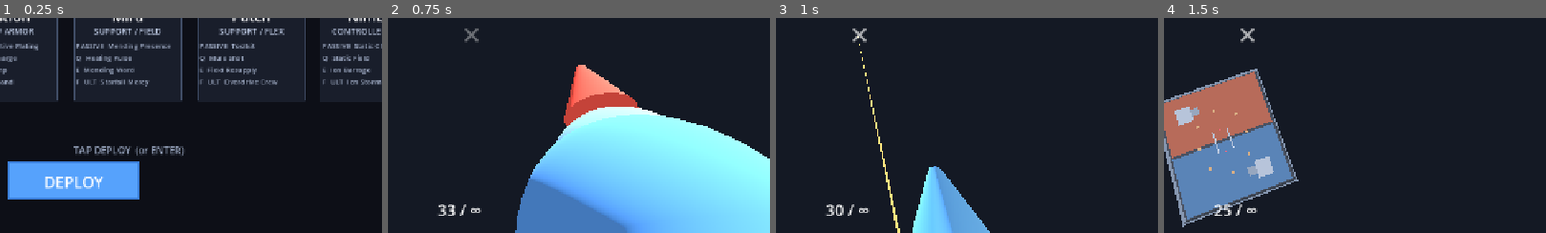
Above: before the commit, frames 1-4 (left to right).
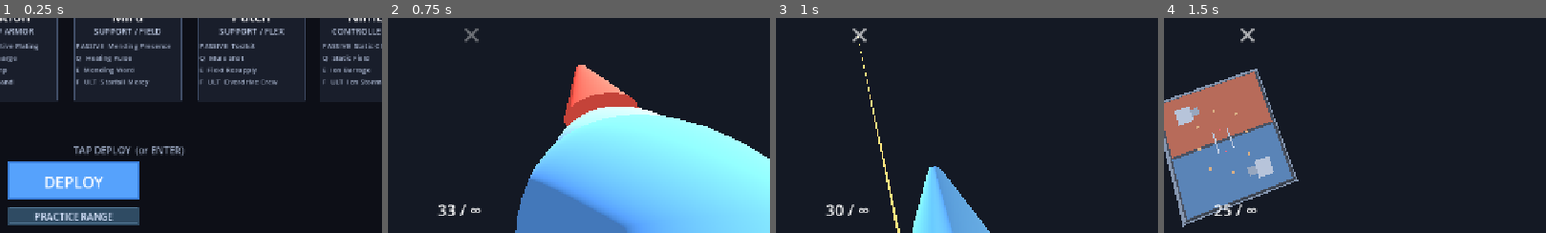
Above: after the commit, the same moments.

Repository: skyvanguard/hero-arena
Game: Godot game, scene res://main.tscn
Same seed, same stepped clock (60 frames per second), same inputs: the game is played once before the commit and once after it.
Inputs (mouse positions are % of the whole screen's width and height, from its top left):
- Up to frame 1 (0.25 s): no input
- Up to frame 2 (0.75 s): tap Enter at 0.5 s; move the mouse to (72, 45) at 0.52 s; press the mouse at (72, 45) at 0.53 s; hold D (move_right) from 0.53 s (still down)
- Up to frame 3 (1 s): keep holding D (move_right); tap Space (jump) at 0.77 s
- Up to frame 4 (1.5 s): release D (move_right) at 1.25 s; release the mouse at (72, 45) at 1.25 s; drag from (30, 55) to (45, 70) at 1.27 s
The pictures show only the part of the screen within x 40-90%, y 50-100%; the shares and areas given below are measured in that part.

The runs differ from the first frame. In frame 1, 2.9% of the frame differs, in the area x 2-37%, y 88-97%; in frame 2, nothing differs; in frame 3, nothing differs; in frame 4, nothing differs.

Commit message:
feat: practice range — offline target hall (Phase 3)
- gameplay/practice/practice_range.gd: 24x40 m lane builder (original
  geometry, 3 target stations at 14/22/30 m) + initial_aim_pitch()
- gameplay/practice/practice_manager.gd: server-side session logic
  (headless-safe): timer, per-dummy damage tracking, 2 s grace reset,
  1000 HP sponge dummies (real authoritative team-1 characters)
- ui/practice_hud.gd: timer/damage stats, per-dummy HP bars, RESET +
  BACK (canvas layer above the touch aim zone for input priority)
- main.gd: _start_range flow (world + range + player + dummies +
  manager + render-side nodes); BACK reloads the current scene back to
  the hero select
- hero_select: PRACTICE RANGE button + range_deployed signal
- hero.gd: set_aim_pitch (range centers the nearest target); world_fx:
  green reset burst on dummy_reset
- Emulator-verified: launch, 3 dummies + HUD, touch fire (DMG accrues),
  grace reset, BACK to select — 0 script errors

Diff:
--- a/game/core/input/world_fx.gd
+++ b/game/core/input/world_fx.gd
@@ -26,6 +26,8 @@
 			_spawn_tracer(data)
 		"ability_cast":
 			_spawn_ability_fx(data)
+		"dummy_reset":
+			_particle_burst(data.ch.global_position + Vector3.UP * 1.0, Color(0.4, 1.0, 0.6), 14, 3.0, 0.5)
 
 func _spawn_damage_number(data: Dictionary) -> void:
 	var pos: Vector3 = data.pos + Vector3(0.3, 0.4, 0) + Vector3(randf_range(-0.2, 0.2), 0, randf_range(-0.2, 0.2))
--- a/game/gameplay/character/hero.gd
+++ b/game/gameplay/character/hero.gd
@@ -96,6 +96,9 @@
 	else:
 		weapon.rate_boost_mult = rate_boost
 
+func set_aim_pitch(p: float) -> void:
+	_cam_pitch = p
+
 func aim_direction() -> Vector3:
 	if is_player:
 		return _camera_forward().normalized()
--- /dev/null
+++ b/game/gameplay/practice/practice_manager.gd
@@ -0,0 +1,61 @@
+class_name PracticeManager
+extends Node
+## Practice range logic (Phase 3) — server-side, headless-safe. Tracks the
+## session timer, per-dummy damage, and resets dummies after a short grace
+## period (a dummy that keeps taking damage stays down; one left alone
+## resets). Dummies are real CharacterEntities (team 1, no controller), so
+## the authoritative damage pipeline is exercised unchanged.
+
+## Seconds after the last hit before a damaged dummy resets to full HP.
+const RESET_GRACE := 2.0
+## Practice targets are sponges by design (sustained fire practice).
+const DUMMY_HP := 1000.0
+
+var world: World
+var elapsed := 0.0
+var dummies: Array = []          # CharacterEntity (practice targets)
+var _last_hit: Dictionary = {}   # CharacterEntity -> world.time of last hit
+var _damage_taken: Dictionary = {}  # CharacterEntity -> cumulative damage this session
+
+func setup(world_: World) -> void:
+	world = world_
+	world.world_event.connect(_on_event)
+
+func add_dummy(dummy: CharacterEntity) -> void:
+	dummy.max_hp = DUMMY_HP
+	dummy.hp = DUMMY_HP
+	dummies.append(dummy)
+	_last_hit[dummy] = -999.0
+	_damage_taken[dummy] = 0.0
+
+func tick(dt: float) -> void:
+	if world == null:
+		return
+	elapsed += dt
+	# Reset any damaged dummy whose last hit is older than the grace window.
+	for d in dummies:
+		if d == null or not is_instance_valid(d):
+			continue
+		if d.hp >= d.max_hp:
+			continue
+		if world.time - float(_last_hit.get(d, -999.0)) >= RESET_GRACE:
+			d.hp = d.max_hp
+			world.emit_event("dummy_reset", {"ch" = d})
+
+func total_damage_to_dummy(d: CharacterEntity) -> float:
+	return float(_damage_taken.get(d, 0.0))
+
+func session_damage() -> float:
+	var t := 0.0
+	for v in _damage_taken.values():
+		t += float(v)
+	return t
+
+func _on_event(name: String, data: Dictionary) -> void:
+	if name != "hit":
+		return
+	var t = data.get("target", null)
+	if not (t in dummies):
+		return
+	_damage_taken[t] = float(_damage_taken.get(t, 0.0)) + float(data.get("amount", 0.0))
+	_last_hit[t] = world.time
--- /dev/null
+++ b/game/gameplay/practice/practice_range.gd
@@ -0,0 +1,93 @@
+class_name PracticeRange
+extends RefCounted
+## Practice range (Phase 3): an offline target hall — a long lane with no
+## cover and resettable dummies at 14/22/30 m. Fully local: no cloud, no
+## bots, no opponents. Original geometry only.
+
+const SIZE_X := 24.0
+const SIZE_Z := 40.0
+const PLAYER_SPAWN := Vector3(0, 0.9, -15.0)
+const DUMMY_OFFSETS_Z := [14.0, 22.0, 30.0]  # distance from player spawn
+
+## Pitch that centers the nearest dummy (14 m, mid-body) in the default view,
+## so first-timers can shoot the range without re-aiming.
+static func initial_aim_pitch() -> float:
+	return -atan2(1.67 - 0.9, float(DUMMY_OFFSETS_Z[0]))
+
+static func dummy_positions() -> Array:
+	var out: Array = []
+	for dz in DUMMY_OFFSETS_Z:
+		out.append(Vector3(0, 0.9, PLAYER_SPAWN.z + dz))
+	return out
+
+static func build(world: World) -> Node3D:
+	var root := Node3D.new()
+	root.name = "PracticeRange"
+
+	var env_node := WorldEnvironment.new()
+	var env := Environment.new()
+	env.background_mode = Environment.BG_COLOR
+	env.background_color = Color(0.07, 0.09, 0.12)
+	env.ambient_light_source = Environment.AMBIENT_SOURCE_COLOR
+	env.ambient_light_color = Color(1, 1, 1)
+	env.ambient_light_energy = 0.6
+	env_node.environment = env
+	root.add_child(env_node)
+
+	var sun := DirectionalLight3D.new()
+	sun.rotation_degrees = Vector3(-55, -20, 0)
+	sun.light_energy = 1.15
+	sun.shadow_enabled = true
+	root.add_child(sun)
+
+	# Floor + lane markings (readability at 30 m).
+	_box(root, Vector3(0, -0.25, 0), Vector3(SIZE_X, 0.5, SIZE_Z), _mat(Color(0.15, 0.17, 0.21)))
+	_box(root, Vector3(-8.0, 0.02, 2.0), Vector3(0.2, 0.02, SIZE_Z - 2.0), _mat(Color(0.4, 0.6, 0.5), 0.5), true)
+	_box(root, Vector3(8.0, 0.02, 2.0), Vector3(0.2, 0.02, SIZE_Z - 2.0), _mat(Color(0.4, 0.6, 0.5), 0.5), true)
+	# Range line behind the shooter.
+	_box(root, Vector3(0, 0.02, -15.0), Vector3(SIZE_X - 4.0, 0.02, 0.2), _mat(Color(0.5, 0.45, 0.3), 0.6), true)
+
+	_build_bounds(root)
+
+	world.setup_spawn(0, [PLAYER_SPAWN])
+	return root
+
+static func _build_bounds(root: Node3D) -> void:
+	var h := 3.0
+	var mat := _mat(Color(0.28, 0.32, 0.38))
+	_box(root, Vector3(0, h / 2.0, -SIZE_Z / 2.0), Vector3(SIZE_X + 1.0, h, 0.5), mat)
+	_box(root, Vector3(0, h / 2.0, SIZE_Z / 2.0), Vector3(SIZE_X + 1.0, h, 0.5), mat)
+	_box(root, Vector3(-SIZE_X / 2.0, h / 2.0, 0), Vector3(0.5, h, SIZE_Z + 1.0), mat)
+	_box(root, Vector3(SIZE_X / 2.0, h / 2.0, 0), Vector3(0.5, h, SIZE_Z + 1.0), mat)
+
+static func _mat(col: Color, alpha: float = 1.0) -> StandardMaterial3D:
+	var m := StandardMaterial3D.new()
+	m.albedo_color = Color(col.r, col.g, col.b, alpha)
+	return m
+
+static func _box(root: Node3D, pos: Vector3, size: Vector3, mat: StandardMaterial3D, visual_only := false) -> void:
+	if visual_only:
+		var mi := MeshInstance3D.new()
+		mi.position = pos
+		var bm := BoxMesh.new()
+		bm.size = size
+		bm.material = mat
+		mi.mesh = bm
+		root.add_child(mi)
+		return
+	var sb := StaticBody3D.new()
+	sb.position = pos
+	sb.collision_layer = 1
+	sb.collision_mask = 0
+	var mi := MeshInstance3D.new()
+	var bm := BoxMesh.new()
+	bm.size = size
+	bm.material = mat
+	mi.mesh = bm
+	sb.add_child(mi)
+	var cs := CollisionShape3D.new()
+	var bs := BoxShape3D.new()
+	bs.size = size
+	cs.shape = bs
+	sb.add_child(cs)
+	root.add_child(sb)
--- a/game/main.gd
+++ b/game/main.gd
@@ -8,8 +8,10 @@
 var world: World
 var player: Hero
 var bot: Hero
+var practice: PracticeManager = null
 var _accum := 0.0
 var _hero_select: HeroSelect
+var _in_range := false
 
 func _ready() -> void:
 	randomize()
@@ -19,12 +21,19 @@
 	_hero_select = HeroSelect.new()
 	add_child(_hero_select)
 	_hero_select.hero_deployed.connect(_on_deploy)
+	_hero_select.range_deployed.connect(_on_range)
 
 func _on_deploy(hero_data: HeroData) -> void:
 	if _hero_select != null:
 		_hero_select.queue_free()
 		_hero_select = null
 	_start_match(hero_data)
+
+func _on_range(hero_data: HeroData) -> void:
+	if _hero_select != null:
+		_hero_select.queue_free()
+		_hero_select = null
+	_start_range(hero_data)
 
 func _start_match(hero_data: HeroData) -> void:
 	world = World.new()
@@ -67,6 +76,65 @@
 		for p in sfx._players:
 			p.bus = "Master"
 
+func _start_range(hero_data: HeroData) -> void:
+	_in_range = true
+	world = World.new()
+	world.name = "World"
+	add_child(world)
+
+	var range_root := PracticeRange.build(world)
+	add_child(range_root)
+
+	player = HeroFactory.create(0, true, hero_data.color, hero_data)
+	player.position = PracticeRange.PLAYER_SPAWN
+	player.rotation.y = 0.0
+	player.set_aim_pitch(PracticeRange.initial_aim_pitch())
+	add_child(player)
+	world.register_character(player)
+
+	practice = PracticeManager.new()
+	practice.name = "PracticeManager"
+	add_child(practice)
+	practice.setup(world)
+
+	# Dummies: real team-1 characters with no controller (authoritative sim).
+	var dummy_colors := [Color(0.85, 0.55, 0.3), Color(0.85, 0.7, 0.3), Color(0.7, 0.8, 0.45)]
+	var positions := PracticeRange.dummy_positions()
+	var dummies: Array = []
+	for i in positions.size():
+		var d := HeroFactory.create(1, false, dummy_colors[i % dummy_colors.size()], null)
+		d.position = positions[i]
+		d.rotation.y = deg_to_rad(180.0)  # face back down the range toward the shooter
+		add_child(d)
+		world.register_character(d)
+		practice.add_dummy(d)
+		dummies.append(d)
+
+	if DisplayServer.get_name() != "headless":
+		add_child(DesktopInput.new())
+		var tc := TouchControls.new()
+		add_child(tc)
+		var perf := PerfProbe.new()
+		perf.name = "PerfProbe"
+		add_child(perf)
+		perf.setup(world)
+		var fx := WorldFX.new()
+		add_child(fx)
+		fx.setup(world)
+		var sfx := Sfx.new()
+		add_child(sfx)
+		sfx.setup(world, player)
+		for p in sfx._players:
+			p.bus = "Master"
+		var hud := PracticeHUD.new()
+		add_child(hud)
+		hud.setup(practice, dummies)
+		hud.reset_pressed.connect(func() -> void:
+			for d in dummies:
+				d.hp = d.max_hp
+		)
+		hud.back_pressed.connect(func() -> void: get_tree().reload_current_scene())
+
 func _physics_process(delta: float) -> void:
 	if world == null:
 		return
@@ -74,5 +142,7 @@
 	var steps := 0
 	while _accum >= FIXED_DT and steps < 4:
 		world.step(FIXED_DT)
+		if practice != null:
+			practice.tick(FIXED_DT)
 		_accum -= FIXED_DT
 		steps += 1
--- a/game/ui/hero_select.gd
+++ b/game/ui/hero_select.gd
@@ -4,8 +4,10 @@
 ## Emits hero_deployed(HeroData). Render-side only (skipped headless).
 
 signal hero_deployed(hero: HeroData)
+signal range_deployed(hero: HeroData)
 
 var _deploy_btn: Control
+var _practice_btn: Control
 var _hero: HeroData = null
 var _cards: Array = []
 
@@ -109,6 +111,7 @@
 	add_child(hint)
 
 	_make_deploy(vp)
+	_make_practice(vp)
 
 func _draw_card(c: Control, hd: HeroData) -> void:
 	var selected := hd == _hero
@@ -153,6 +156,38 @@
 	add_child(c)
 	return c
 
+func _make_practice(vp: Vector2) -> Control:
+	var c := Control.new()
+	_practice_btn = c
+	c.position = Vector2(vp.x * 0.5 - 110.0, vp.y - 44.0)
+	c.size = Vector2(220, 30)
+	c.mouse_filter = Control.MOUSE_FILTER_STOP
+	c.draw.connect(_draw_practice)
+	c.gui_input.connect(func(event: InputEvent) -> void:
+		if event is InputEventScreenTouch and event.pressed:
+			_practice()
+		if event is InputEventMouseButton and event.pressed and event.button_index == MOUSE_BUTTON_LEFT:
+			_practice()
+	)
+	add_child(c)
+	return c
+
+func _practice() -> void:
+	if _hero == null:
+		return
+	range_deployed.emit(_hero)
+
+func _draw_practice() -> void:
+	var c := _practice_btn
+	if c == null:
+		return
+	var r := Rect2(Vector2.ZERO, c.size)
+	c.draw_rect(r, Color(0.2, 0.32, 0.42, 0.9))
+	c.draw_rect(r.grow(-2.0), Color(0.35, 0.5, 0.62, 0.9), false, 1.5)
+	var f := ThemeDB.fallback_font
+	var sz := f.get_string_size("PRACTICE RANGE", HORIZONTAL_ALIGNMENT_CENTER, r.size.x, 16, 16)
+	c.draw_string(f, Vector2(r.position.x + (r.size.x - sz.x) * 0.5, r.position.y + r.size.y * 0.5 + sz.y * 0.35), "PRACTICE RANGE", HORIZONTAL_ALIGNMENT_LEFT, r.size.x, 16, Color(0.85, 0.9, 1.0))
+
 func _draw_deploy() -> void:
 	var c := _deploy_btn
 	if c == null:
--- /dev/null
+++ b/game/ui/practice_hud.gd
@@ -0,0 +1,113 @@
+class_name PracticeHUD
+extends CanvasLayer
+## Practice range HUD (render-side only): session timer, cumulative damage,
+## per-dummy HP bars, RESET + BACK buttons. Reads from the authoritative
+## PracticeManager; never mutates sim state itself (buttons emit signals).
+
+signal reset_pressed
+signal back_pressed
+
+var manager: PracticeManager
+var dummies: Array = []
+
+var _time_label: Label
+var _dmg_label: Label
+var _bars: Array = []   # {fill: ColorRect, label: Label, ch: CharacterEntity}
+var _reset_btn: Control
+var _back_btn: Control
+
+func setup(mgr: PracticeManager, dummy_list: Array) -> void:
+	manager = mgr
+	dummies = dummy_list
+	layer = 10  # buttons must sit above the touch aim zone for input priority
+	_build()
+
+func _build() -> void:
+	var vp := Vector2(get_viewport().get_visible_rect().size)
+
+	var panel := Panel.new()
+	panel.position = Vector2(12, 12)
+	panel.size = Vector2(250, 96)
+	add_child(panel)
+
+	_time_label = Label.new()
+	_time_label.position = Vector2(12, 14)
+	_time_label.size = Vector2(240, 26)
+	_time_label.add_theme_font_size_override("font_size", 20)
+	add_child(_time_label)
+
+	_dmg_label = Label.new()
+	_dmg_label.position = Vector2(12, 44)
+	_dmg_label.size = Vector2(240, 26)
+	_dmg_label.add_theme_font_size_override("font_size", 18)
+	add_child(_dmg_label)
+
+	var hint := Label.new()
+	hint.text = "Dummies reset when untouched"
+	hint.position = Vector2(12, 72)
+	hint.size = Vector2(240, 18)
+	hint.modulate = Color(0.6, 0.65, 0.75)
+	hint.add_theme_font_size_override("font_size", 12)
+	add_child(hint)
+
+	# Per-dummy HP bars (bottom-left stack).
+	var by := vp.y - 140.0
+	for i in dummies.size():
+		var d: CharacterEntity = dummies[i]
+		var lbl := Label.new()
+		lbl.text = "dummy %d" % (i + 1)
+		lbl.position = Vector2(12, by)
+		lbl.size = Vector2(120, 20)
+		lbl.add_theme_font_size_override("font_size", 13)
+		add_child(lbl)
+		var bg := Panel.new()
+		bg.position = Vector2(136, by)
+		bg.size = Vector2(220, 20)
+		add_child(bg)
+		var fill := ColorRect.new()
+		fill.color = Color(0.3, 0.85, 0.4)
+		fill.position = Vector2(138, by + 2)
+		fill.size = Vector2(216, 16)
+		add_child(fill)
+		_bars.append({fill = fill, ch = d, label = lbl})
+		by += 28.0
+
+	_reset_btn = _make_button("RESET", Vector2(vp.x - 240, vp.y - 56), reset_pressed)
+	_back_btn = _make_button("BACK", Vector2(vp.x - 128, vp.y - 56), back_pressed)
+
+func _make_button(text: String, pos: Vector2, sig: Signal) -> Control:
+	var c := Control.new()
+	c.position = pos
+	c.size = Vector2(116, 40)
+	c.mouse_filter = Control.MOUSE_FILTER_STOP
+	c.draw.connect(_draw_button.bind(c, text))
+	c.gui_input.connect(func(ev: InputEvent) -> void:
+		if (ev is InputEventScreenTouch and ev.pressed) or (ev is InputEventMouseButton and ev.pressed and ev.button_index == MOUSE_BUTTON_LEFT):
+			sig.emit()
+	)
+	add_child(c)
+	return c
+
+func _draw_button(c: Control, text: String) -> void:
+	c.draw_rect(Rect2(Vector2.ZERO, c.size), Color(0.2, 0.3, 0.45, 1.0))
+	c.draw_rect(Rect2(Vector2.ZERO, c.size).grow(-2.0), Color(0.5, 0.7, 1.0, 1.0), false, 2.0)
+	var tw := _approx_text_width(text, 20)
+	c.draw_string(ThemeDB.fallback_font, Vector2((c.size.x - tw) * 0.5, 26), text, HORIZONTAL_ALIGNMENT_LEFT, -1, 20, Color(0.95, 0.97, 1.0))
+
+func _approx_text_width(text: String, font_size: int) -> float:
+	return float(text.length()) * font_size * 0.6
+
+func _process(_delta: float) -> void:
+	if manager == null:
+		return
+	var mm := int(manager.elapsed) / 60
+	var ss := int(manager.elapsed) % 60
+	_time_label.text = "TIME  %02d:%02d" % [mm, ss]
+	_dmg_label.text = "DMG   %d" % int(manager.session_damage())
+	for b in _bars:
+		var ch: CharacterEntity = b.ch
+		if ch == null or not is_instance_valid(ch):
+			continue
+		var frac := clampf(ch.hp / float(ch.max_hp), 0.0, 1.0)
+		b.fill.size.x = 216.0 * frac
+		b.label.text = "%d/%d" % [int(ch.hp), int(ch.max_hp)]
Not shown, added: game/gameplay/practice/practice_manager.gd.uid
Not shown, added: game/gameplay/practice/practice_range.gd.uid
Not shown, added: game/ui/practice_hud.gd.uid
